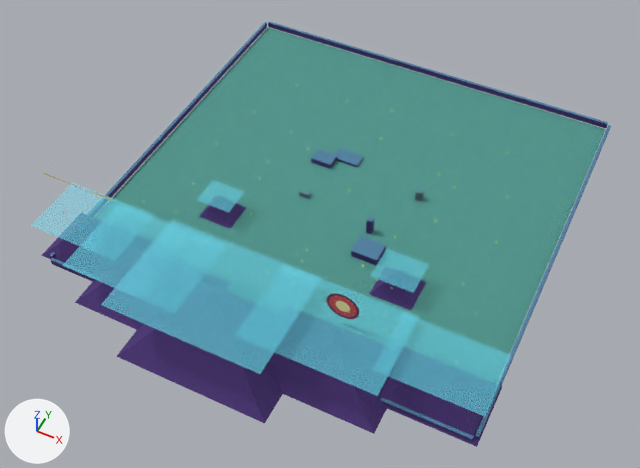
An edit to the glTF model assets/models/levels/alien-landscape.glb, drawn before and after from the same camera.
Rendered twice from a 50 mm camera at (49.2, -111.1, 123.1) aimed at (0.4, -13.6, 1.2). Arrows for +X, +Y and +Z are at lower left; the lights stay in place. The older version comes first. Objects named as collision shapes, trigger or cutter boxes, shadow casters or lower levels of detail are left out.

Objects in the first picture: 'ART_alien-landscape_near_shard', 'ART_alien-landscape_ridge_center', 'ART_alien-landscape_ridge_east', 'ART_alien-landscape_ridge_far_east', 'ART_alien-landscape_ridge_west', 'ART_alien-landscape_south_map_edge', 'WALKABLE_alien-landscape_alien_plain', 'WALKABLE_alien-landscape_left_shard', 'WALKABLE_alien-landscape_near_shard', 'WALKABLE_alien-landscape_ridge_center', 'WALKABLE_alien-landscape_ridge_east', 'WALKABLE_alien-landscape_ridge_far_east', 'WALKABLE_alien-landscape_ridge_far_west', 'WALKABLE_alien-landscape_ridge_west' and 21 more.
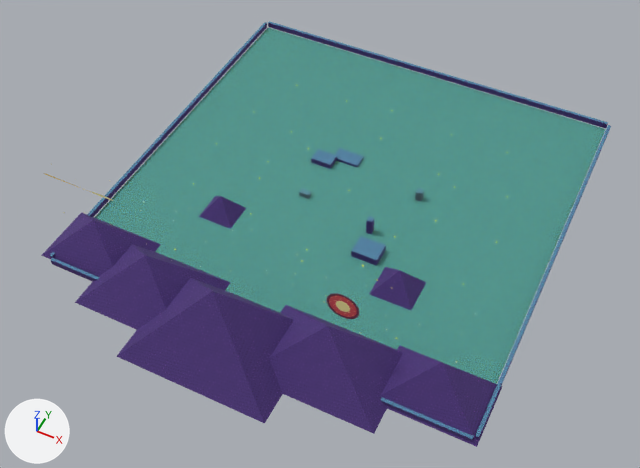
Scene script edits in JSON lines:
```json
{"op": "remove", "block": "ob_walkable_alien_landscape_ridge_far_west", "code": ["ob_walkable_alien_landscape_ridge_far_west = bpy.data.objects.new('WALKABLE_alien-landscape_ridge_far_west', me_walkable_alien_landscape_ridge_far_west)", "ob_walkable_alien_landscape_ridge_far_west.location = (0.0, 0.0, 0.0)"]}
{"op": "remove", "block": "ob_walkable_alien_landscape_ridge_west", "code": ["ob_walkable_alien_landscape_ridge_west = bpy.data.objects.new('WALKABLE_alien-landscape_ridge_west', me_walkable_alien_landscape_ridge_west)", "ob_walkable_alien_landscape_ridge_west.location = (0.0, 0.0, 0.0)"]}
{"op": "remove", "block": "ob_walkable_alien_landscape_ridge_center", "code": ["ob_walkable_alien_landscape_ridge_center = bpy.data.objects.new('WALKABLE_alien-landscape_ridge_center', me_walkable_alien_landscape_ridge_center)", "ob_walkable_alien_landscape_ridge_center.location = (0.0, 0.0, 0.0)"]}
{"op": "remove", "block": "ob_walkable_alien_landscape_ridge_east", "code": ["ob_walkable_alien_landscape_ridge_east = bpy.data.objects.new('WALKABLE_alien-landscape_ridge_east', me_walkable_alien_landscape_ridge_east)", "ob_walkable_alien_landscape_ridge_east.location = (0.0, 0.0, 0.0)"]}
{"op": "remove", "block": "ob_walkable_alien_landscape_ridge_far_east", "code": ["ob_walkable_alien_landscape_ridge_far_east = bpy.data.objects.new('WALKABLE_alien-landscape_ridge_far_east', me_walkable_alien_landscape_ridge_far_east)", "ob_walkable_alien_landscape_ridge_far_east.location = (0.0, 0.0, 0.0)"]}
{"op": "remove", "block": "ob_walkable_alien_landscape_near_shard", "code": ["ob_walkable_alien_landscape_near_shard = bpy.data.objects.new('WALKABLE_alien-landscape_near_shard', me_walkable_alien_landscape_near_shard)", "ob_walkable_alien_landscape_near_shard.location = (0.0, 0.0, 0.0)"]}
{"op": "remove", "block": "ob_walkable_alien_landscape_left_shard", "code": ["ob_walkable_alien_landscape_left_shard = bpy.data.objects.new('WALKABLE_alien-landscape_left_shard', me_walkable_alien_landscape_left_shard)", "ob_walkable_alien_landscape_left_shard.location = (0.0, 0.0, 0.0)"]}
```

Changed parts and their boxes [x1, y1, x2, y2] in the pictures (640 x 468 px):
```json
{"object": "WALKABLE_alien-landscape_ridge_center", "change": "deleted", "before": [101, 220, 321, 374]}
{"object": "WALKABLE_alien-landscape_ridge_east", "change": "deleted", "before": [275, 278, 419, 396]}
{"object": "WALKABLE_alien-landscape_ridge_far_east", "change": "deleted", "before": [388, 319, 511, 416]}
{"object": "WALKABLE_alien-landscape_ridge_west", "change": "deleted", "before": [62, 203, 168, 288]}
{"object": "WALKABLE_alien-landscape_ridge_far_west", "change": "deleted", "before": [31, 183, 155, 246]}
{"object": "WALKABLE_alien-landscape_near_shard", "change": "deleted", "before": [371, 249, 429, 293]}
{"object": "WALKABLE_alien-landscape_left_shard", "change": "deleted", "before": [197, 180, 245, 212]}
```
